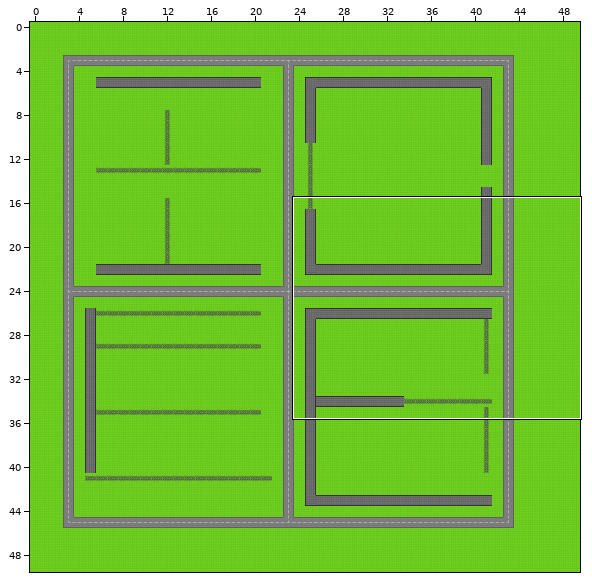
Two states of a Tiled map, maps/level2.tmx. Above: a wide view before the commit, with the close-up outlined.
Close-up. Before the commit:
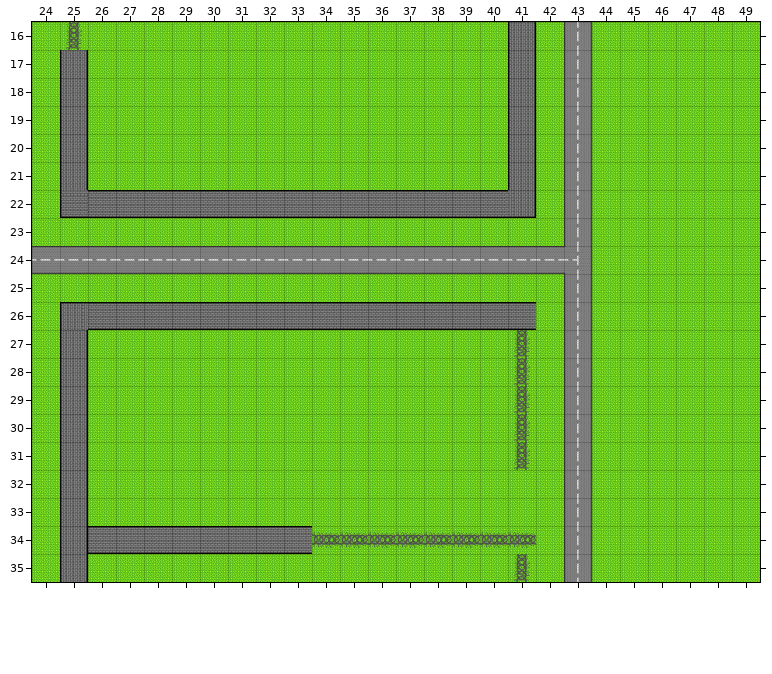
Cells are 64x64 px. Shown: x 24..49, y 16..35. The commit also changed other parts of the map, which this record leaves out.
After:
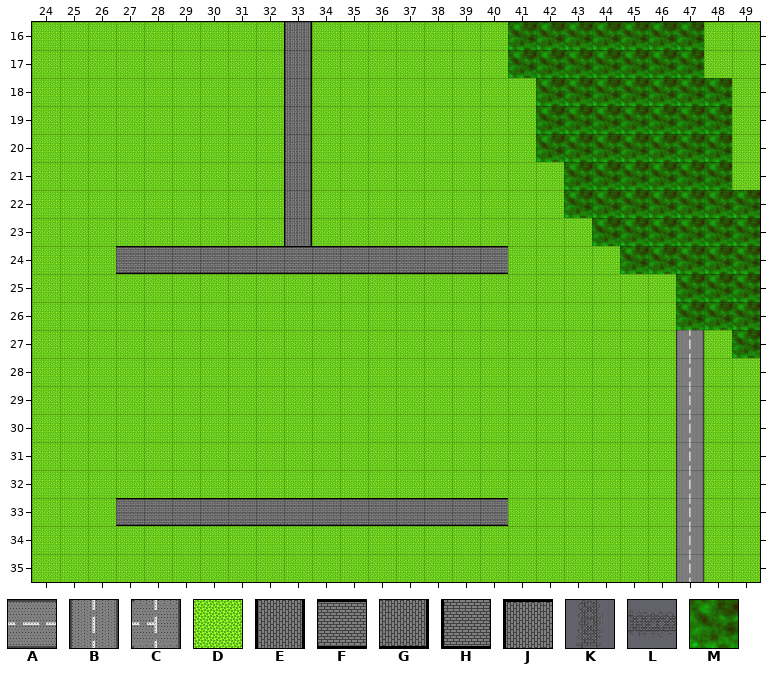
Key: from "background": A 1, B 6, C 7, D 16; from "obstacles": E 0, F 1, G 3, H 4, J 5, K 6, L 7; from "sky": M 1.
_ is an empty cell.
Tiles of an added or newly shown layer are drawn over the layers below it.
Changes in this commit:
Layer "Background" (removed):
y 16: x 25 D -> _; x 33 D -> _; x 42..47 DBDDDD -> ______
y 17: x 33 D -> _; x 42..47 DBDDDD -> ______
y 18..20: x 33 D -> _; x 42..48 DBDDDDD -> _______
y 21: x 33 D -> _; x 43..48 BDDDDD -> ______
y 22: x 43..49 BDDDDDD -> _______
y 23: x 33 D -> _; x 43..49 BDDDDDD -> _______
y 24: x 24..43 AAAAAAAAAAAAAAAAAAAC -> ____________________; x 45..49 DDDDD -> _____
y 25..26: x 43 B -> _; x 47..49 DDD -> ___
y 27: x 41 D -> _; x 43 B -> _; x 47 D -> _; x 49 D -> _
y 28..31: x 41 D -> _; x 43 B -> _; x 47 D -> _
y 32: x 43 B -> _; x 47 D -> _
y 33: x 27..40 DDDDDDDDDDDDDD -> ______________; x 43 B -> _; x 47 D -> _
y 34: x 34..41 DDDDDDDD -> ________; x 43 B -> _; x 47 D -> _
y 35: x 41 D -> _; x 43 B -> _; x 47 D -> _
Layer "Obstacles" (removed):
y 16: x 25 K -> _; x 41 E -> _
y 17..21: x 25 E -> _; x 41 E -> _
y 22: x 25..41 HFFFFFFFFFFFFFFFG -> _________________
y 26: x 25..41 JFFFFFFFFFFFFFFFF -> _________________
y 27..31: x 25 E -> _; x 41 K -> _
y 32..33: x 25 E -> _
y 34: x 25..41 EFFFFFFFFLLLLLLLL -> _________________
y 35: x 25 E -> _; x 41 K -> _
Layer "ground" (added):
y 16..17: x 25 _ -> D
y 18..21: x 25 _ -> D; x 41 _ -> D
y 22: x 25..32 ________ -> DDDDDDDD; x 34..41 ________ -> DDDDDDDD
y 23: x 43 _ -> D
y 24: x 24..26 ___ -> DDD; x 41..43 ___ -> DDD
y 25: x 43 _ -> D
y 26: x 25..41 _________________ -> DDDDDDDDDDDDDDDDD; x 43 _ -> D
y 27..31: x 25 _ -> D; x 41 _ -> D; x 43 _ -> D
y 32..33: x 25 _ -> D; x 43 _ -> D
y 34: x 25..41 _________________ -> DDDDDDDDDDDDDDDDD; x 43 _ -> D
y 35: x 25 _ -> D; x 41 _ -> D; x 43 _ -> D
Layer "world" (added):
y 27..35: x 47 _ -> B
Layer "weaponCollision" (added):
y 16..23: x 33 _ -> E
y 24: x 27..40 ______________ -> FFFFFFFFFFFFFF
y 33: x 27..40 ______________ -> FFFFFFFFFFFFFF
Layer "sky" (added):
y 16..17: x 41..47 _______ -> MMMMMMM
y 18..20: x 42..48 _______ -> MMMMMMM
y 21: x 43..48 ______ -> MMMMMM
y 22: x 43..49 _______ -> MMMMMMM
y 23: x 44..49 ______ -> MMMMMM
y 24: x 45..49 _____ -> MMMMM
y 25..26: x 47..49 ___ -> MMM
y 27: x 49 _ -> M
Changed places in both close-ups, as pixel boxes (x1, y1, x2, y2):
changed: (32, 22, 760, 582)
